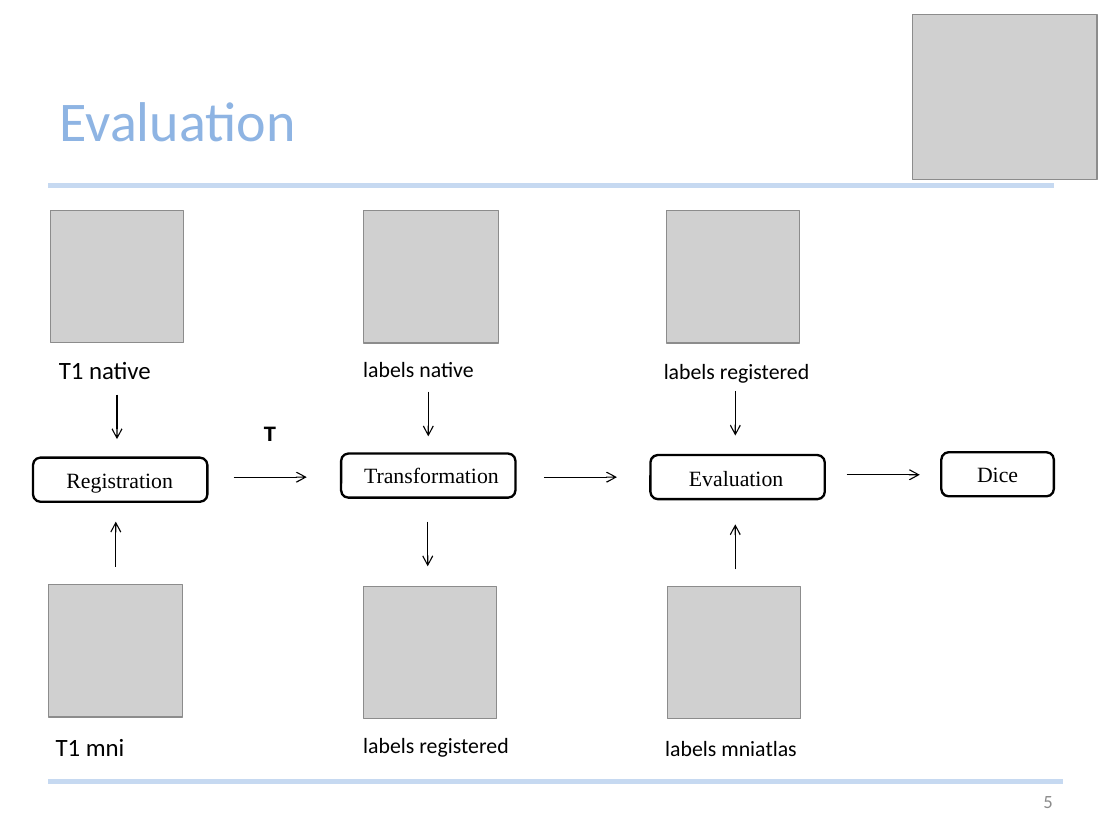
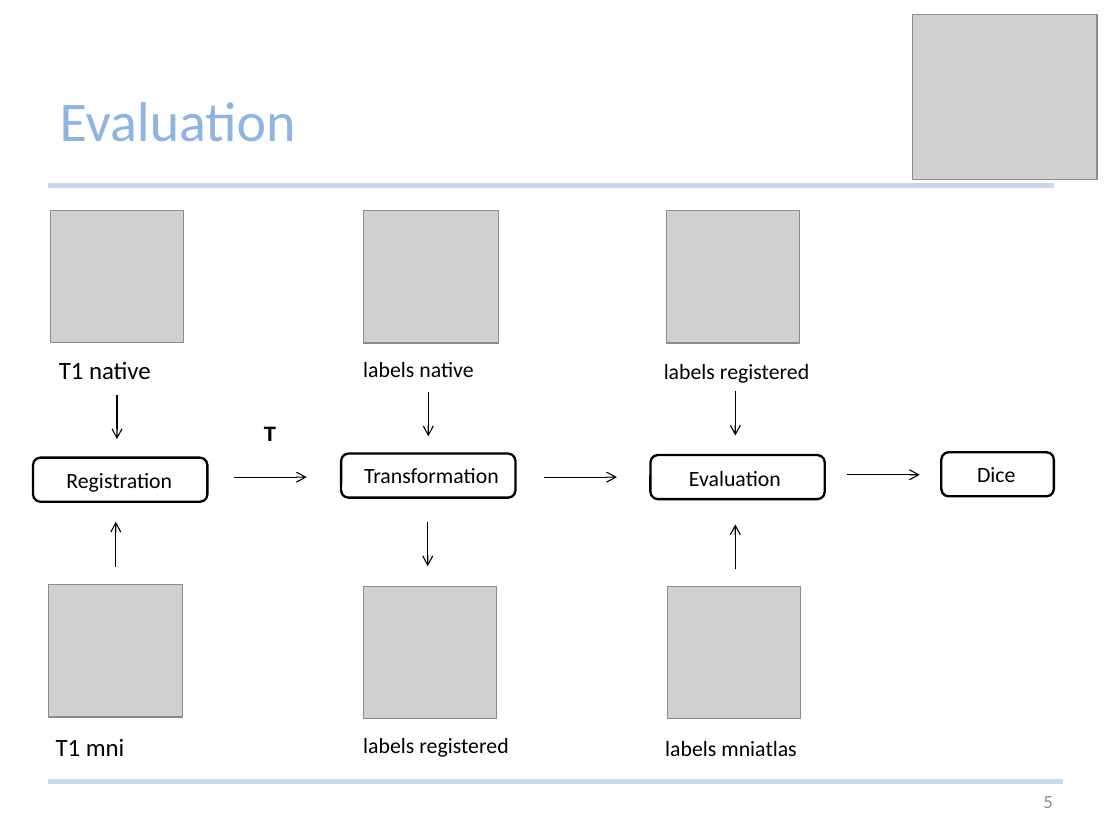
Before and after one commit to Studijacob/MIALab, a slide deck: slide 5 of wd/Documentation/MIALab presentation.pptx. Drawn at 1120x840 pixels with LibreOffice and Linux fonts; fonts in the diff are those of the drawing; grey boxes stand for pictures; background and template pictures are left out. Boxes give left, top, right and bottom in pixels: in the first picture for what was removed or moved away, otherwise in the second. Text is boxed around its words. In the diff, an @@ line names an element or a change of style, - is before the commit and + after.

Commit message:
MIA presentation 13:54

```diff
--- a/wd/Documentation/MIALab presentation.pptx
+++ b/wd/Documentation/MIALab presentation.pptx
@@ font Times New Roman to Calibri in 4 elements at (x1=66, y1=473, x2=172, y2=492), (x1=364, y1=468, x2=499, y2=483), (x1=689, y1=471, x2=781, y2=486), (x1=977, y1=467, x2=1015, y2=482) @@
```
Also in this commit, not shown: 3 other slides changed.
